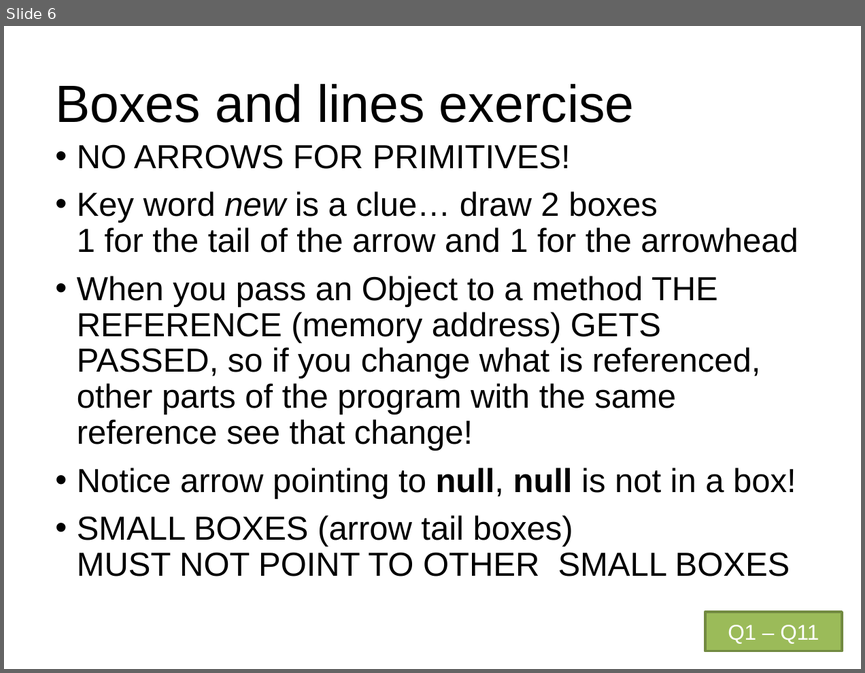
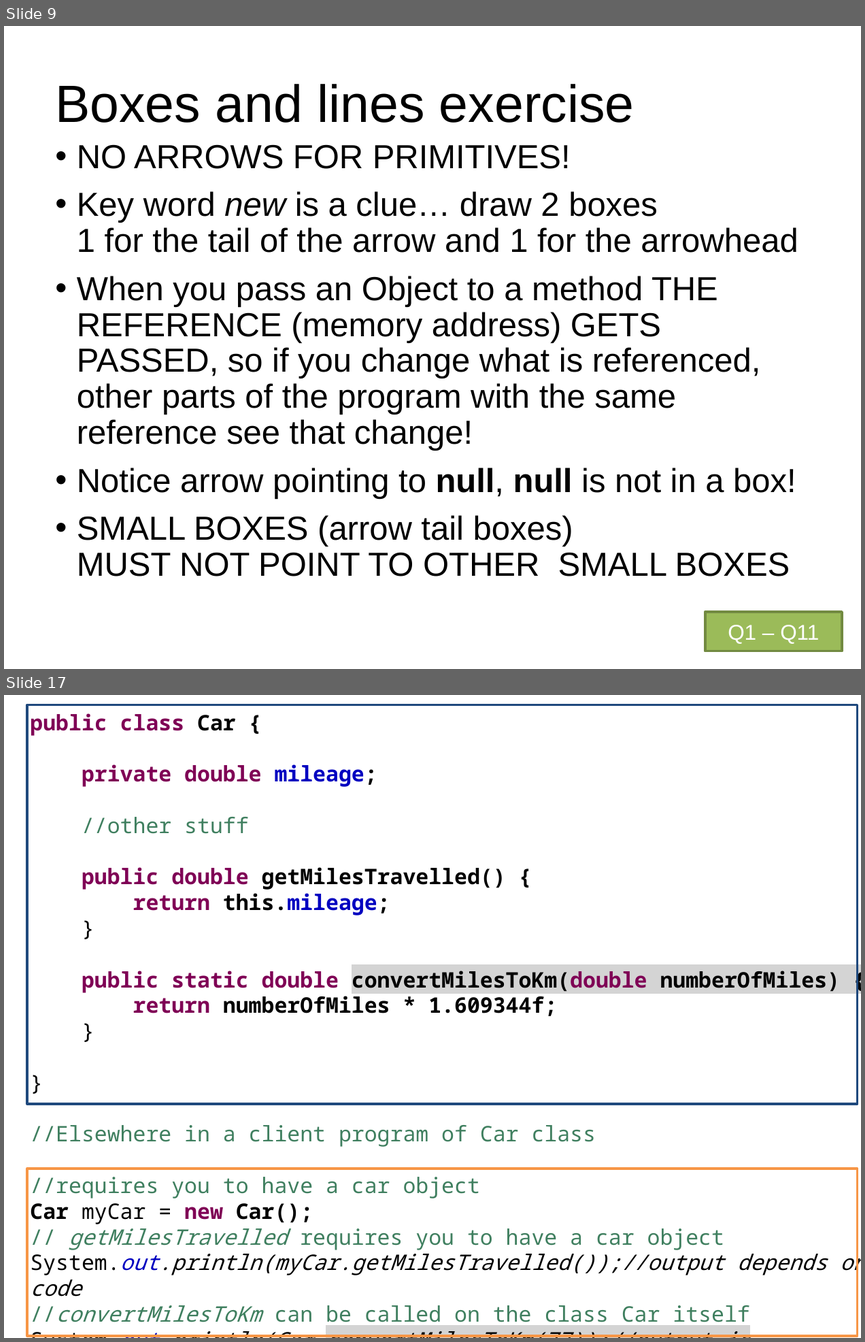
Before and after one commit to RHIT-CSSE/csse220, a slide deck: ClassMaterials/SimpleObjects/Slides/Part2-ObjectRefs.pptx. Shown one above the other, each under a label of ours: slide 6 before the commit, slides 9 and 17 after it; the slides between them are not shown. The pictures are 865x673 and 865x1342 pixels, drawn with LibreOffice and Linux fonts; fonts in the diff are those of the drawing. Boxes give left, top, right and bottom in pixels: in the first picture for what was removed or moved away, otherwise in the second. Text is boxed around its words. In the diff, an @@ line names an element or a change of style, - is before the commit and + after.

```diff
--- a/ClassMaterials/SimpleObjects/Slides/Part2-ObjectRefs.pptx
+++ b/ClassMaterials/SimpleObjects/Slides/Part2-ObjectRefs.pptx
@@ slide 17 added at [4,695,861,1338], background #FFFFFF @@
@@ rectangle added at [27,705,857,1104], outline #1F497D 2 pt @@
@@ text added at [30,713,861,1327], 18 pt, text #000000 @@
+public class Car {
+private double mileage;
+//other stuff
+public double getMilesTravelled() {
+return this.mileage;
+}
+public static double convertMilesToKm(double numberOfMiles) {
+return numberOfMiles * 1.609344f;
+}
+}
+//Elsewhere in a client program of Car class
+//requires you to have a car object
+Car myCar = new Car();
+// getMilesTravelled requires you to have a car object
+System.out.println(myCar.getMilesTravelled());//output depends on code
+//convertMilesToKm can be called on the class Car itself
+System.out.println(Car.convertMilesToKm(77));//output is 123.919488
@@ rectangle added at [27,1168,857,1336], outline #F79646 2 pt @@
@@ what was slide 6 is now slide 9 @@
```
Also in this commit, not shown: 16 other slides added, 3 other files.
